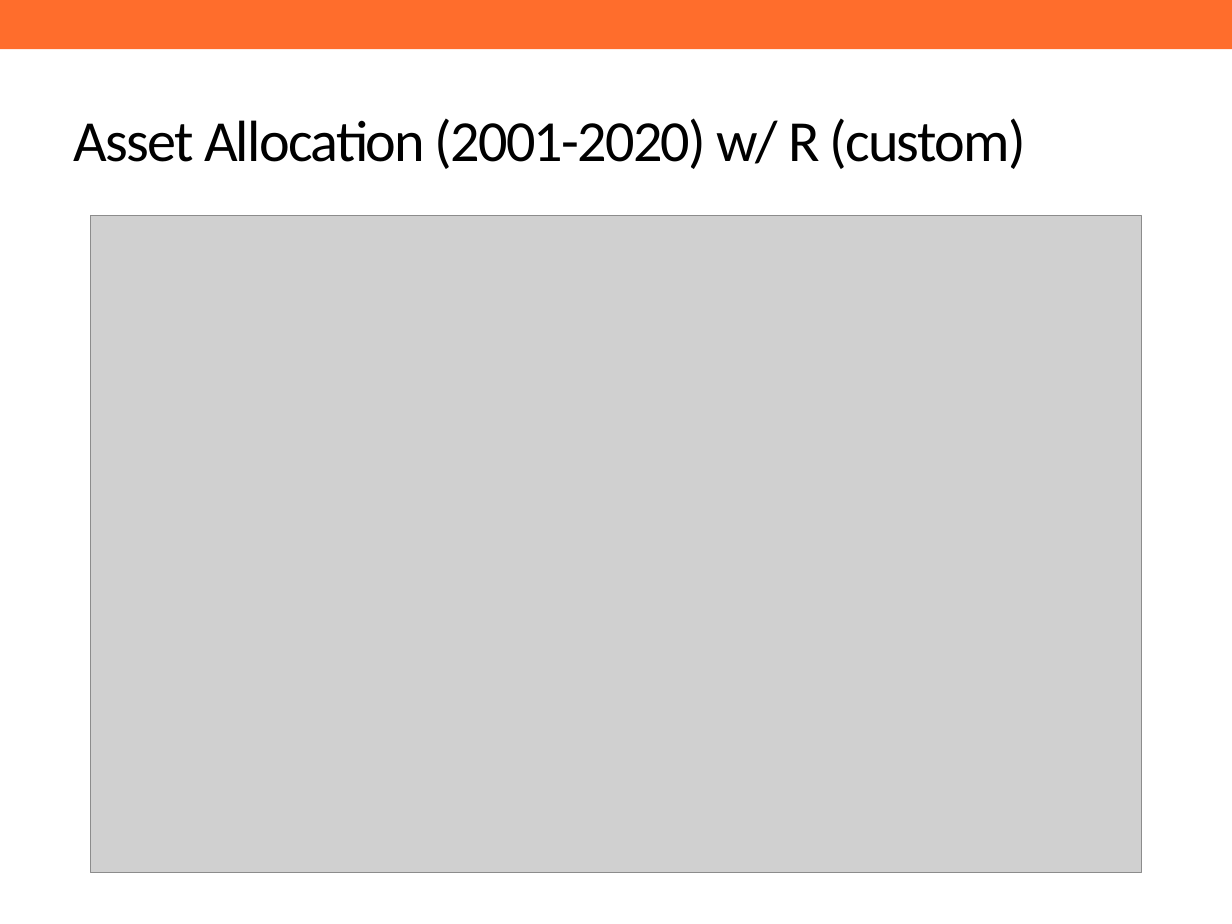
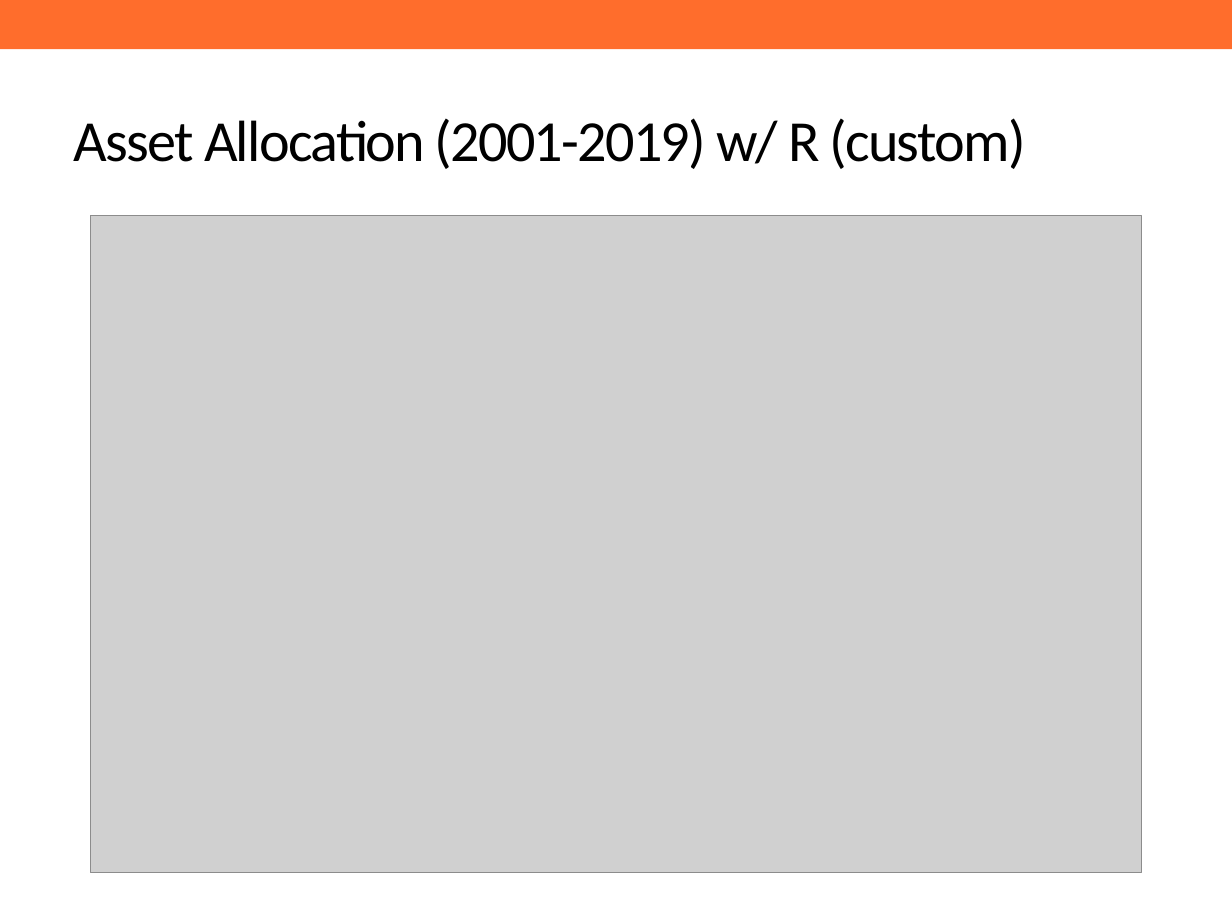
Before and after one commit to ReasonFoundation/GraphicsR, a slide deck: slide 8 of DeckUpdate/DPFPS_v1.0.pptx. Drawn at 1232x924 pixels with LibreOffice and Linux fonts; fonts in the diff are those of the drawing; grey boxes stand for pictures; background and template pictures are left out. Boxes give left, top, right and bottom in pixels: in the first picture for what was removed or moved away, otherwise in the second. Text is boxed around its words. In the diff, an @@ line names an element or a change of style, - is before the commit and + after.

```diff
--- a/DeckUpdate/DPFPS_v1.0.pptx
+++ b/DeckUpdate/DPFPS_v1.0.pptx
@@ title at (74, 118, 1025, 169): text changed @@
-Asset Allocation (2001-2020) w/ R (custom)
+Asset Allocation (2001-2019) w/ R (custom)
```
Also in this commit, not shown: 8 other slides changed, 3 slides added, 1 slide removed, 9 other files.
